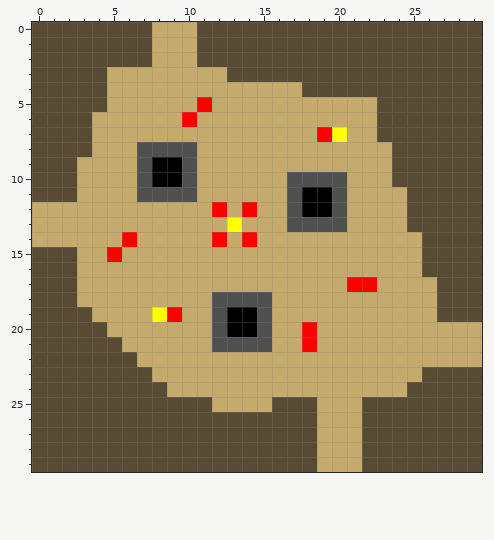
Edited in one commit: pixel-art sprite (Assets/Images/MapRooms/MapRoom1.png). The picture above is the old version.
The file is 30x30 pixels.
Now the later version:
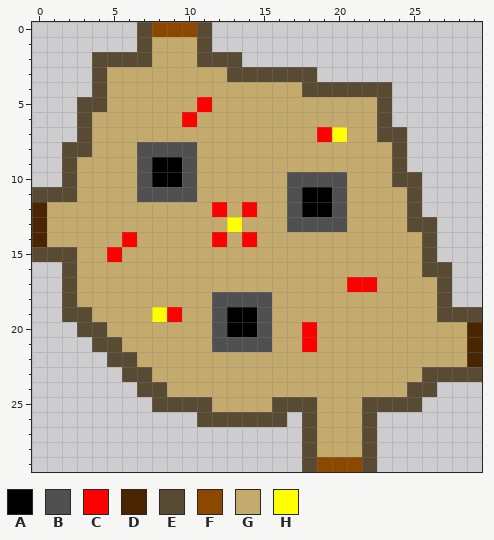
Palette (. is transparent): A #000000  B #505050  C #ff0000  D #492601  E #584a33  F #8d4800  G #c4aa6c  H #ffff00
From old to new:
The edit turns colour G into colour D in rows 12 to 14 at x 0; in rows 20 to 22 at x 29.
The edit turns colour G into colour F in row 0 at x 8 to 10; in row 29 at x 19 to 21.
Colour E is removed in rows 0 to 1 at x 0 to 6 and 12 to 29; in row 2 at x 0 to 3 and 14 to 29; in row 3 at x 0 to 3 and 19 to 29; in row 4 at x 0 to 3 and 24 to 29; in rows 5 to 6 at x 0 to 2 and 24 to 29; in row 7 at x 0 to 2 and 25 to 29.
Colour E is removed in rows 8 to 9 at x 0 to 1 and 25 to 29; in row 10 at x 0 to 1 and 26 to 29; in rows 11 to 12 at x 26 to 29; in rows 13 to 15 at x 27 to 29; in rows 16 to 18 at x 0 to 1 and 28 to 29; in row 19 at x 0 to 1.
Colour E is removed in row 20 at x 0 to 2; in row 21 at x 0 to 3; in row 22 at x 0 to 4; in row 23 at x 0 to 5; in row 24 at x 0 to 6 and 27 to 29; in row 25 at x 0 to 7 and 26 to 29.
Colour E is removed in row 26 at x 0 to 10, 17 and 23 to 29; in rows 27 to 29 at x 0 to 17 and 23 to 29.
